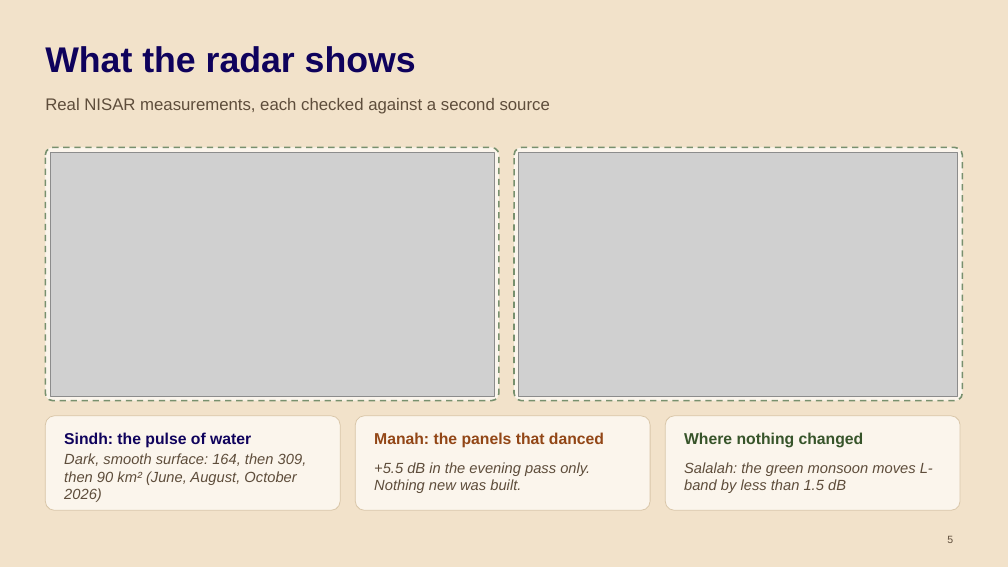
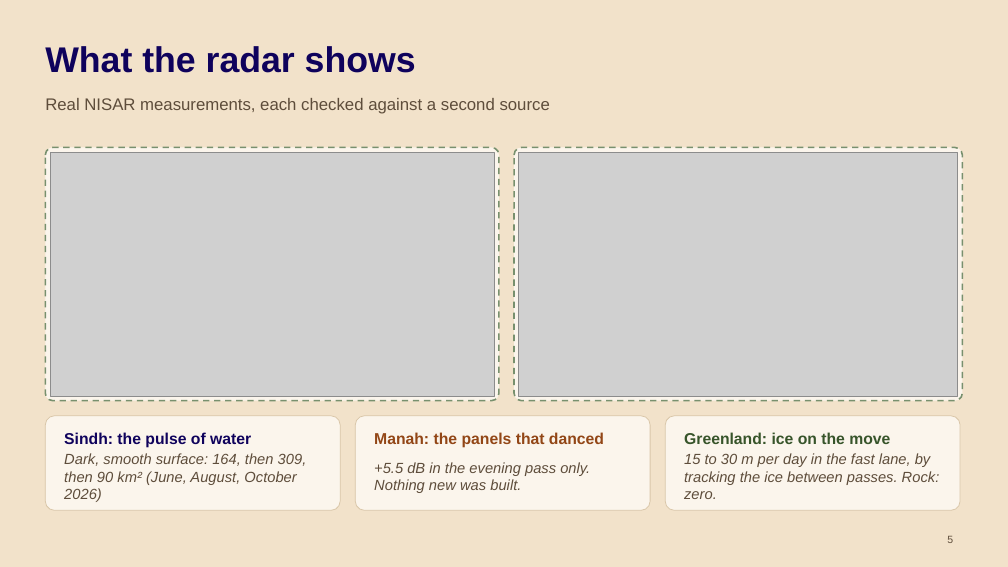
Before and after one commit to oryx-geo/marsad, a slide deck: slide 5 of slides/MARSAD-ORYX-GEO.pptx. Drawn at 1008x567 pixels with LibreOffice and Linux fonts; fonts in the diff are those of the drawing; grey boxes stand for pictures; background and template pictures are left out. Boxes give left, top, right and bottom in pixels: in the first picture for what was removed or moved away, otherwise in the second. Text is boxed around its words. In the diff, an @@ line names an element or a change of style, - is before the commit and + after.

```diff
--- a/slides/MARSAD-ORYX-GEO.pptx
+++ b/slides/MARSAD-ORYX-GEO.pptx
@@ text at box(684, 432, 890, 444): text changed @@
-Where nothing changed
+Greenland: ice on the move
@@ text at box(684, 453, 940, 499): text changed @@
-Salalah: the green monsoon moves L-band by less than 1.5 dB
+15 to 30 m per day in the fast lane, by tracking the ice between passes. Rock: zero.
```
Also in this commit, not shown: 12 other files.
